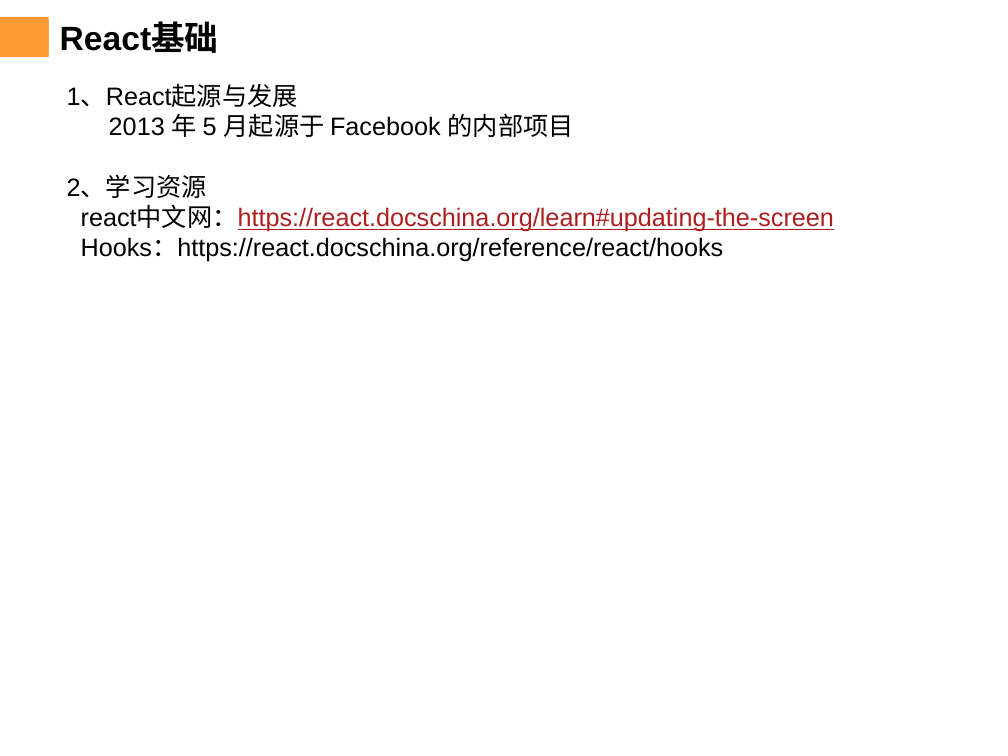
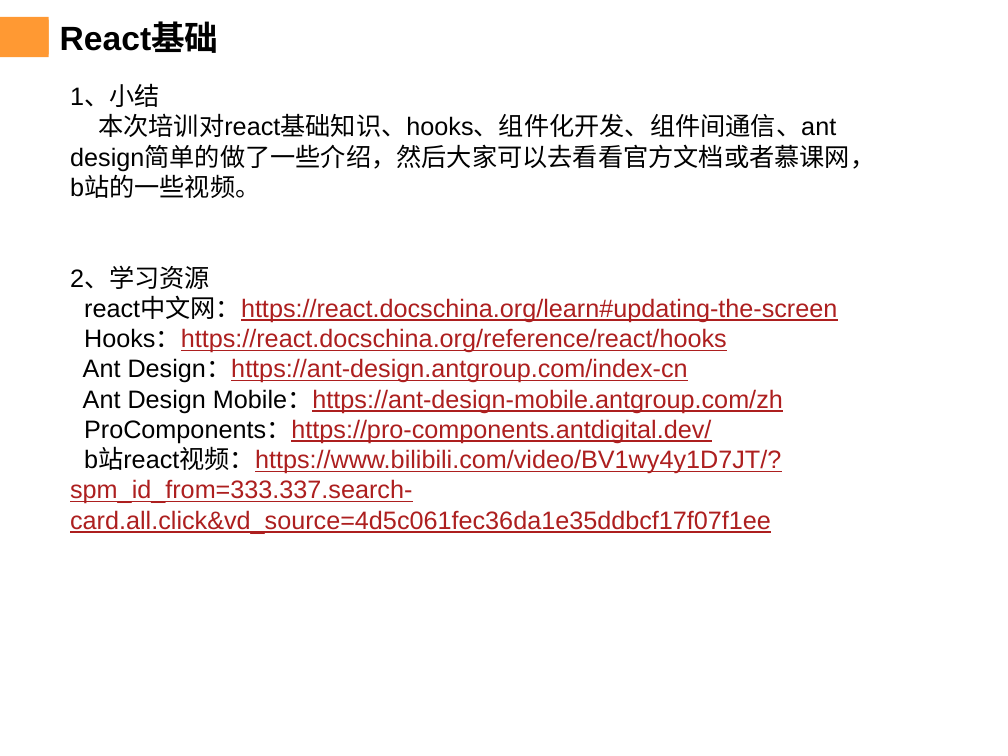
Before and after one commit to chenqiuli/JY_Peixun_1, a slide deck: slide 34 of PPT内容.pptx. Drawn at 1008x756 pixels with LibreOffice and Linux fonts; fonts in the diff are those of the drawing; background and template pictures are left out. Boxes give left, top, right and bottom in pixels: in the first picture for what was removed or moved away, otherwise in the second. Text is boxed around its words. In the diff, an @@ line names an element or a change of style, - is before the commit and + after.

```diff
--- a/PPT内容.pptx
+++ b/PPT内容.pptx
@@ text at [70, 85, 875, 198]: text changed @@
-1、React起源与发展
-2013 年 5 月起源于 Facebook 的内部项目
+1、小结
+本次培训对react基础知识、hooks、组件化开发、组件间通信、ant design简单的做了一些介绍，然后大家可以去看看官方文档或者慕课网，b站的一些视频。
@@ text at [84, 328, 727, 353]: text colour #000000 to #AD1F1F, underline on in "Hooks：https://react.docschina.org/reference/react/hooks" @@
@@ text at [70, 358, 783, 534]: paragraphs added @@
+Ant Design：https://ant-design.antgroup.com/index-cn
+Ant Design Mobile：https://ant-design-mobile.antgroup.com/zh
+ProComponents：https://pro-components.antdigital.dev/
+b站react视频：https://www.bilibili.com/video/BV1wy4y1D7JT/?spm_id_from=333.337.search-card.all.click&vd_source=4d5c061fec36da1e35ddbcf17f07f1ee
```
Also in this commit, not shown: 1 other slide changed.
